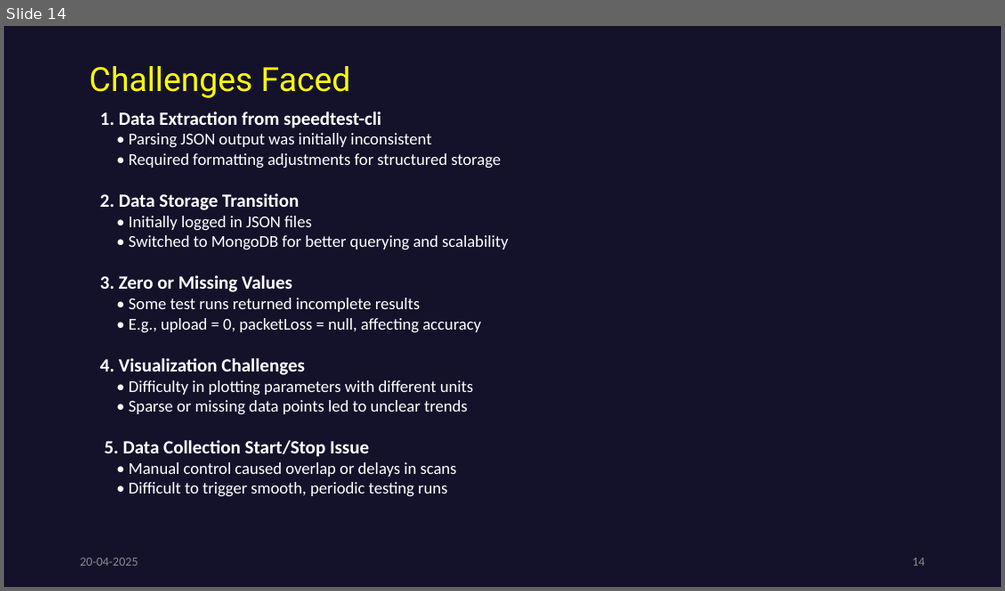
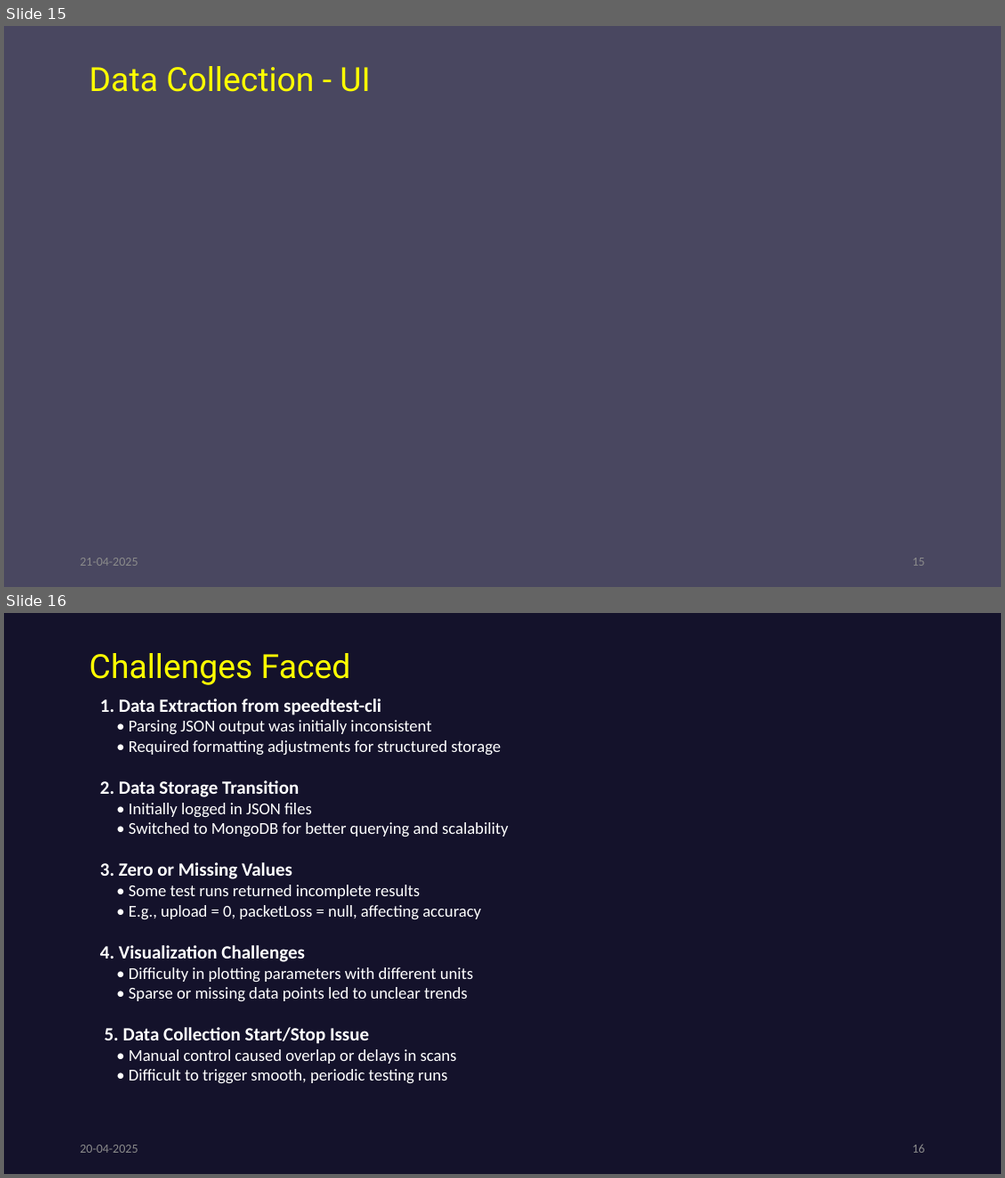
Before and after one commit to Shubha-404/file-transfer, a slide deck: Final PPT.pptx. Shown one above the other, each under a label of ours: slide 14 before the commit, slides 15 and 16 after it. The pictures are 1005x591 and 1005x1178 pixels, drawn with LibreOffice and Linux fonts; fonts in the diff are those of the drawing; background and template pictures are left out; a plain dark background stands for a picture behind light text. Boxes give left, top, right and bottom in pixels: in the first picture for what was removed or moved away, otherwise in the second. Text is boxed around its words. In the diff, an @@ line names an element or a change of style, - is before the commit and + after.

```diff
--- a/Final PPT.pptx
+++ b/Final PPT.pptx
@@ slide 15 added at (x1=4, y1=26, x2=1001, y2=587), background picture (left out) @@
@@ rectangle added at (x1=4, y1=26, x2=1001, y2=587), fill #0D0A2C at 75% opacity @@
@@ text added at (x1=89, y1=66, x2=370, y2=92), 32 pt, text #FFFF00 @@
+Data Collection - UI
@@ text added at (x1=80, y1=557, x2=138, y2=565), 12 pt, text #8C8C8C @@
+21-04-2025
@@ page number added at (x1=912, y1=557, x2=924, y2=565), 12 pt, text #8C8C8C @@
+15
@@ what was slide 14 is now slide 16 @@
@@ page number at (x1=912, y1=1144, x2=924, y2=1152): text changed @@
-14
+16
```
Also in this commit, not shown: 2 slides changed, 1 other slide added.
